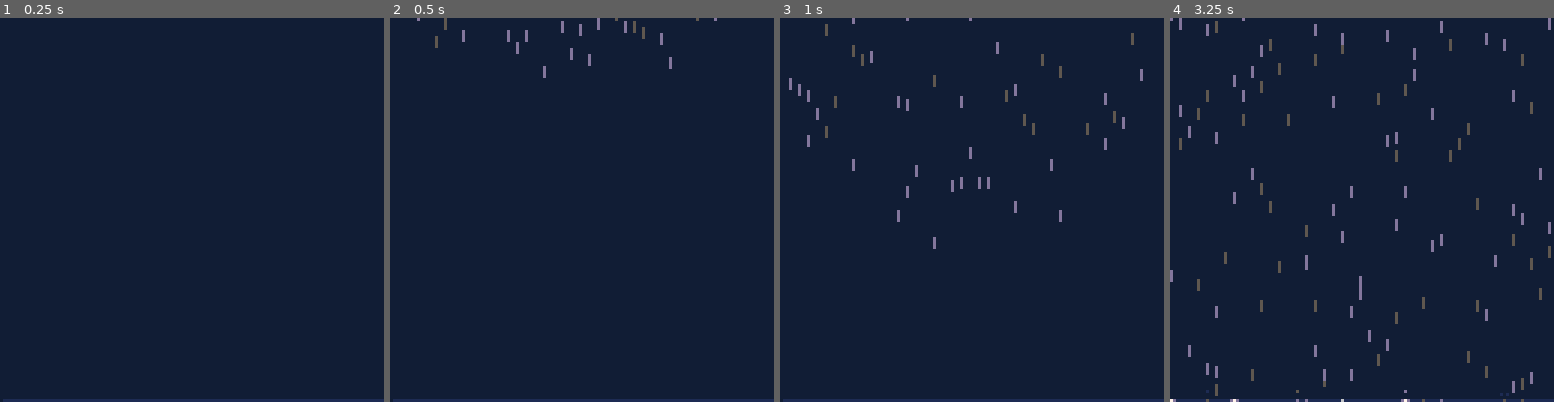
Above: before the commit, frames 1-4 (left to right).
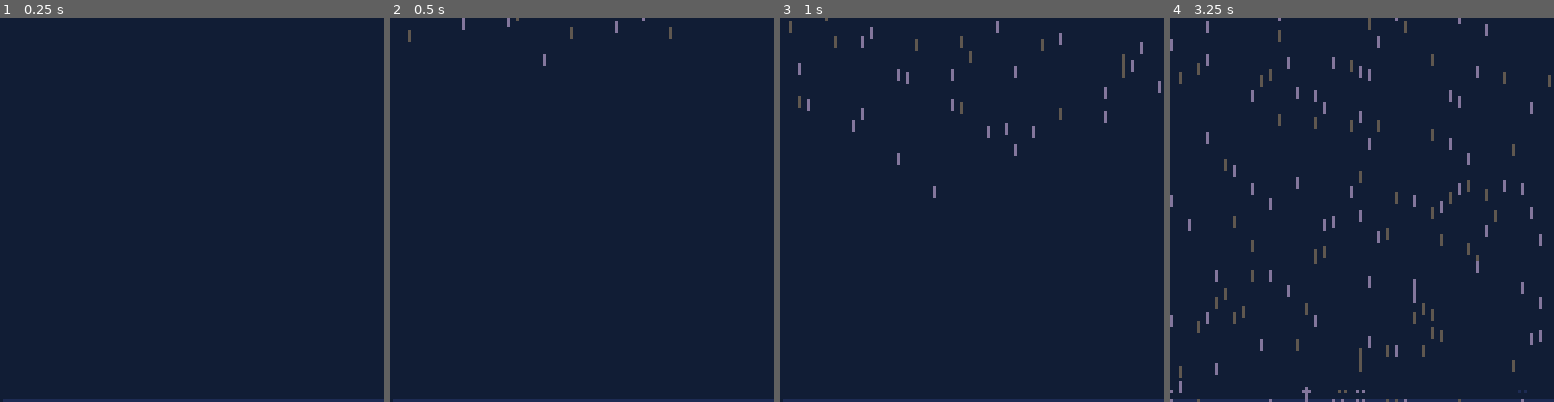
Above: after the commit, the same moments.

Repository: broquaint/pico8-carts
Game: PICO-8 cartridge rain.p8
The game is run twice, just before and just after one commit, with the same random seed, the same clock (stepped at 60 frames per second) and the same inputs.
Inputs:
- Up to frame 1 (0.25 s): no input
- Up to frame 2 (0.5 s): no input
- Up to frame 3 (1 s): no input
- Up to frame 4 (3.25 s): no input

Frame 1 is identical in both runs. In frame 2, 0.6% of the frame differs, in the area x 4-86%, y 0-16%; in frame 3, 1.8%; in frame 4, 5.1%, in the area x 0-100%, y 0-100%.

Commit message:
Slightly slower and longer rain

Diff:
--- a/rain.p8
+++ b/rain.p8
@@ -6,7 +6,7 @@
 #include animation.lua
 
 function _init()
-   g_anims={}
+   g_anims = {}
    frame_count = 1
    rain_particles = {}
    wind = 0
@@ -20,7 +20,8 @@
    while obj.y < 125 do
       local wind_speed = is_slow(obj) and wind_force*0.5 or wind_force
       obj.x += wind > 0 and wind*wind_speed or 0
-      obj.y += obj.speed
+      -- 0.8 is a lazy hack to slow all rain down.
+      obj.y += 0.8*obj.speed
       yield()
    end
 
@@ -45,7 +46,7 @@
       return p.y < 1 and p.x == x
    end
    while any(rain_particles, occupies_tile) do
-      x = -96+randx(224)
+      x = -128+randx(256)
       x = x - (x % 3)
    end
    return x
@@ -108,7 +109,7 @@
       end
    else
       local c = is_slow(p) and slate or dusk
-      local l = 3 --is_slow(p) and 3 or 4
+      local l = wind > 0.2 and 4 or 3
       local x2 = wind > 0.2 and p.x-wind_force or p.x
       line(p.x, p.y, x2, p.y-l, c)
       if not is_slow(p) then
@@ -121,7 +122,7 @@
    pal(black,midnight,1)
 
    cls(black)
-   line(1,127,127,127,storm)
+   line(1, 127, 127, 127, storm)
    for p in all(rain_particles) do
       if is_slow(p) then
          draw_rain(p)
